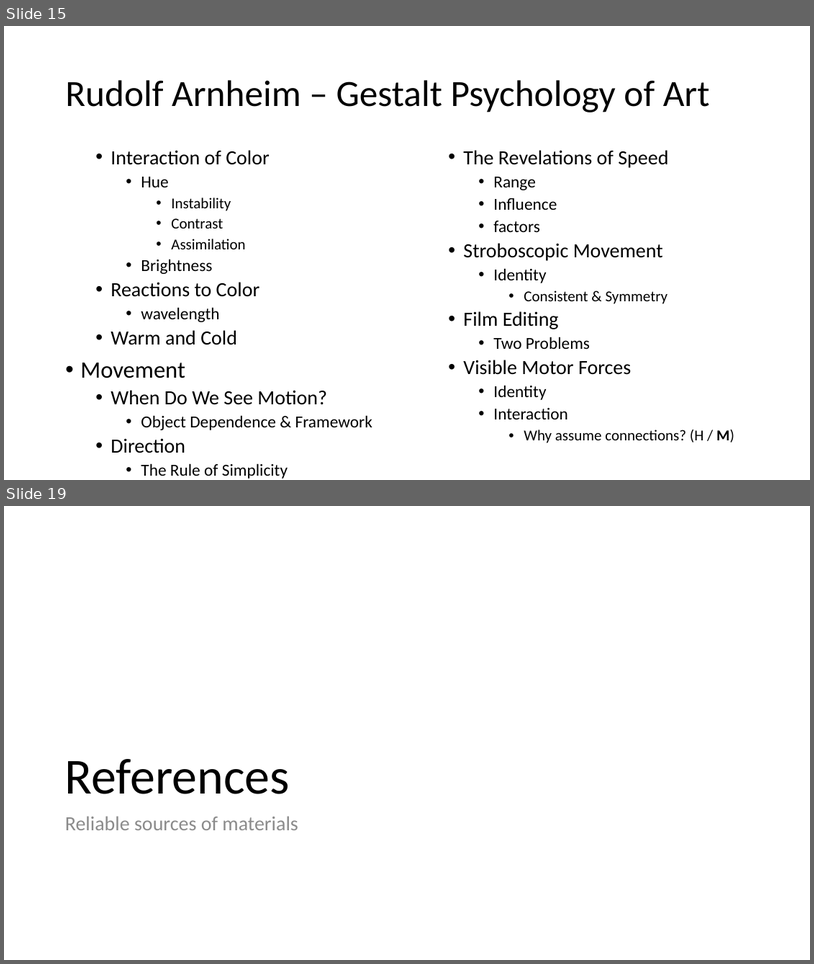
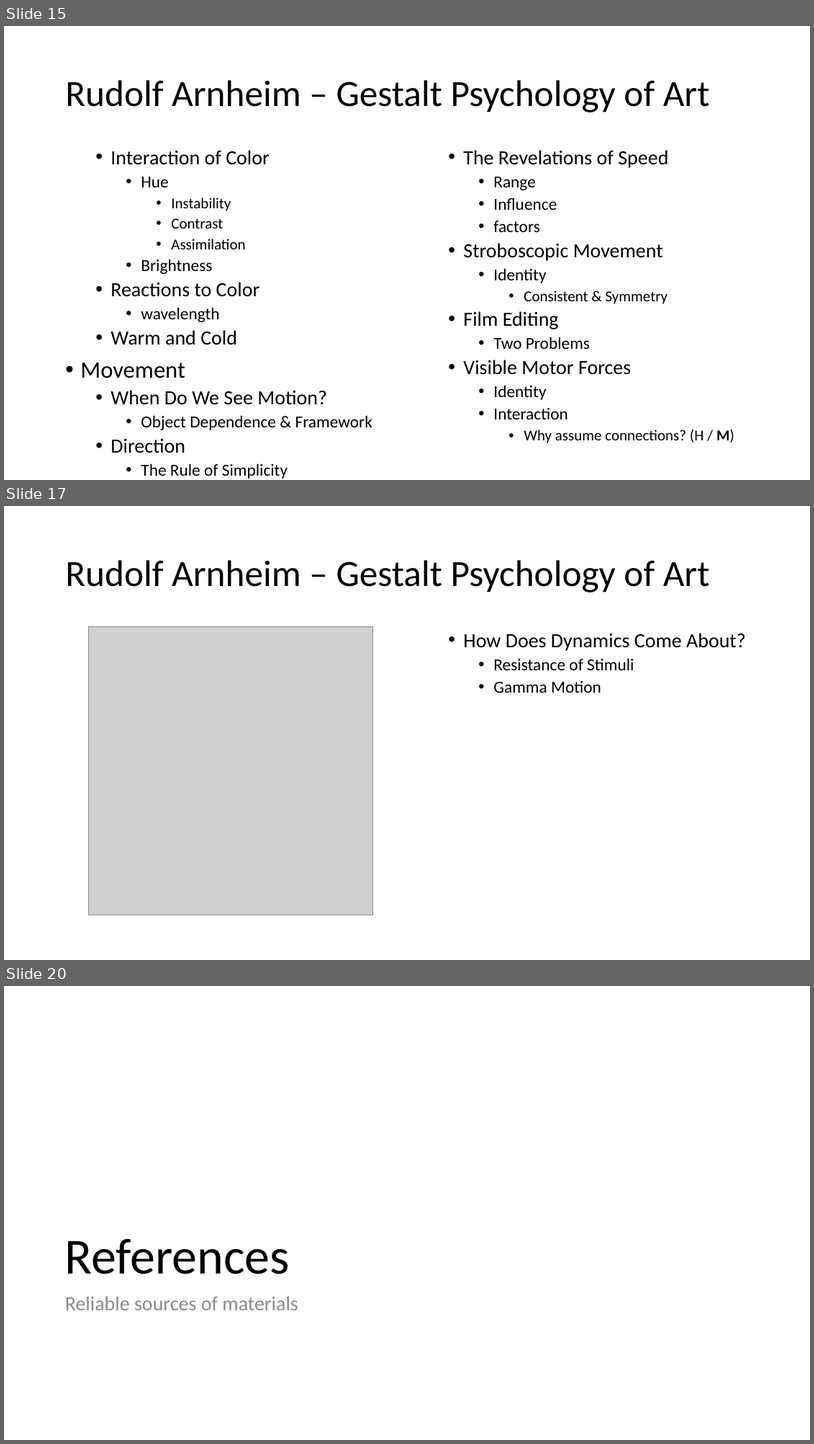
Before and after one commit to PatriciaXiao/Conclusion, a slide deck: Conclusion.pptx. Shown one above the other, each under a label of ours: slides 15 and 19 before the commit, slides 15, 17 and 20 after it; the slides between them are not shown. The pictures are 814x964 and 814x1444 pixels, drawn with LibreOffice and Linux fonts; fonts in the diff are those of the drawing; grey boxes stand for pictures. Boxes give left, top, right and bottom in pixels: in the first picture for what was removed or moved away, otherwise in the second. Text is boxed around its words. In the diff, an @@ line names an element or a change of style, - is before the commit and + after.

Commit message:
12302015
Rudolf Arnheim: Done
Paul J. Locher: starting
Thinking about ideas for promoting visualization interactions.

```diff
--- a/Conclusion.pptx
+++ b/Conclusion.pptx
@@ slide 17 added at (4,506,810,960), background #FFFFFF @@
@@ title added at (65,560,710,592), 44 pt, text #000000 @@
+Rudolf Arnheim – Gestalt Psychology of Art
@@ picture added at (89,627,373,915) @@
@@ text added at (463,633,746,692), 20 pt, text #000000 @@
+  • How Does Dynamics Come About?
+    • Resistance of Stimuli
+    • Gamma Motion
@@ what was slide 19 is now slide 20 @@
```
Also in this commit, not shown: 3 slides changed, 1 other file.
